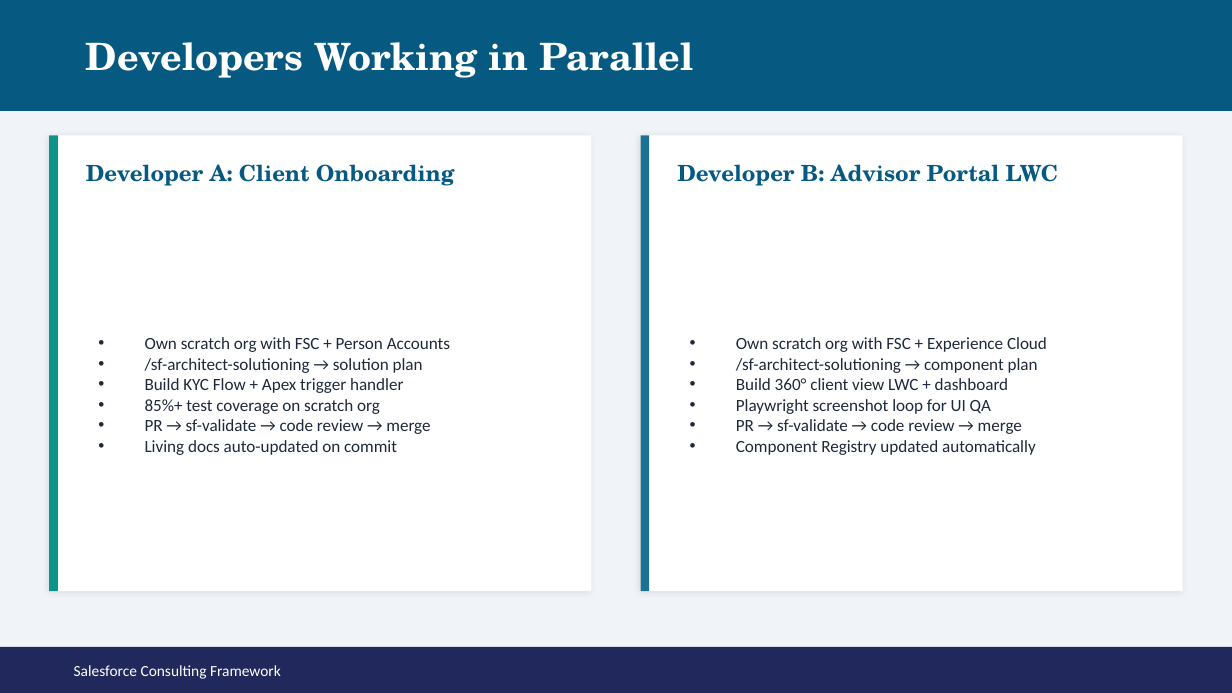
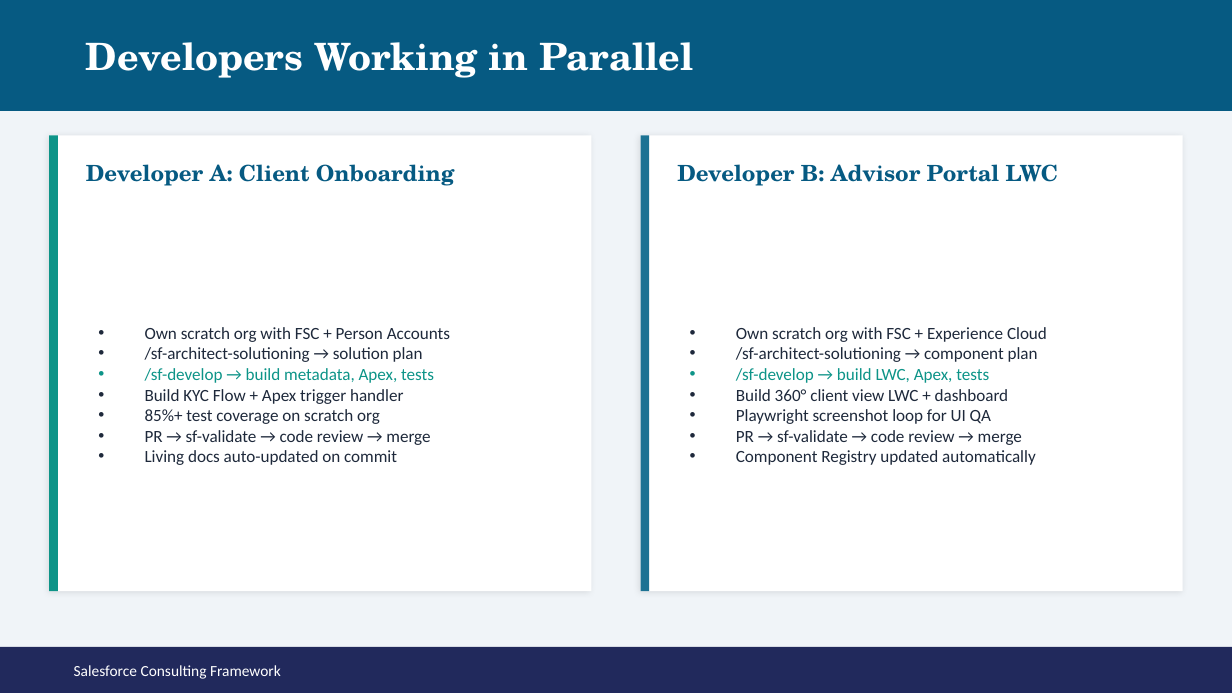
Before and after one commit to Mar5929/sf-consulting-framework, a slide deck: slide 33 of reference/salesforce-consulting-frameworkV2.pptx. Drawn at 1232x693 pixels with LibreOffice and Linux fonts; fonts in the diff are those of the drawing. Boxes give left, top, right and bottom in pixels: in the first picture for what was removed or moved away, otherwise in the second. Text is boxed around its words. In the diff, an @@ line names an element or a change of style, - is before the commit and + after.

Commit message:
feat: Update sf-develop skill references and enhance documentation across multiple files

```diff
--- a/reference/salesforce-consulting-frameworkV2.pptx
+++ b/reference/salesforce-consulting-frameworkV2.pptx
@@ text at [145,368,434,383]: paragraph added @@
+• /sf-develop → build metadata, Apex, tests
@@ text at [736,368,989,383]: paragraph added @@
+• /sf-develop → build LWC, Apex, tests
```
Also in this commit, not shown: 11 other slides changed, 9 other files.
